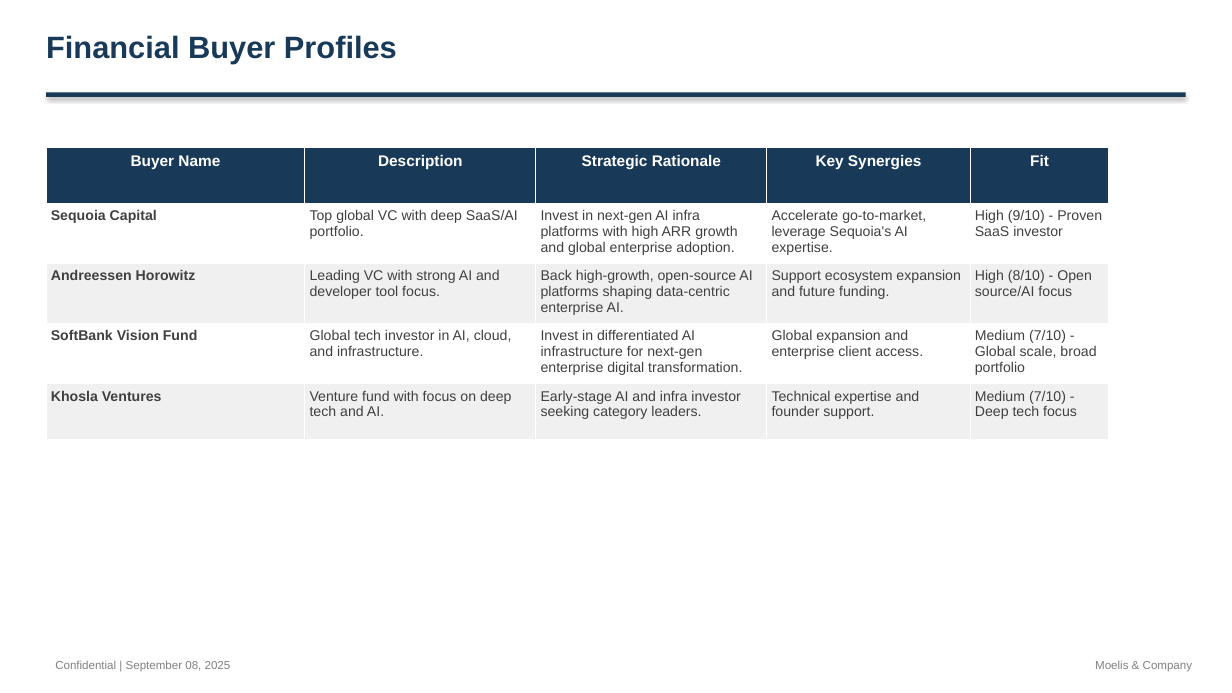
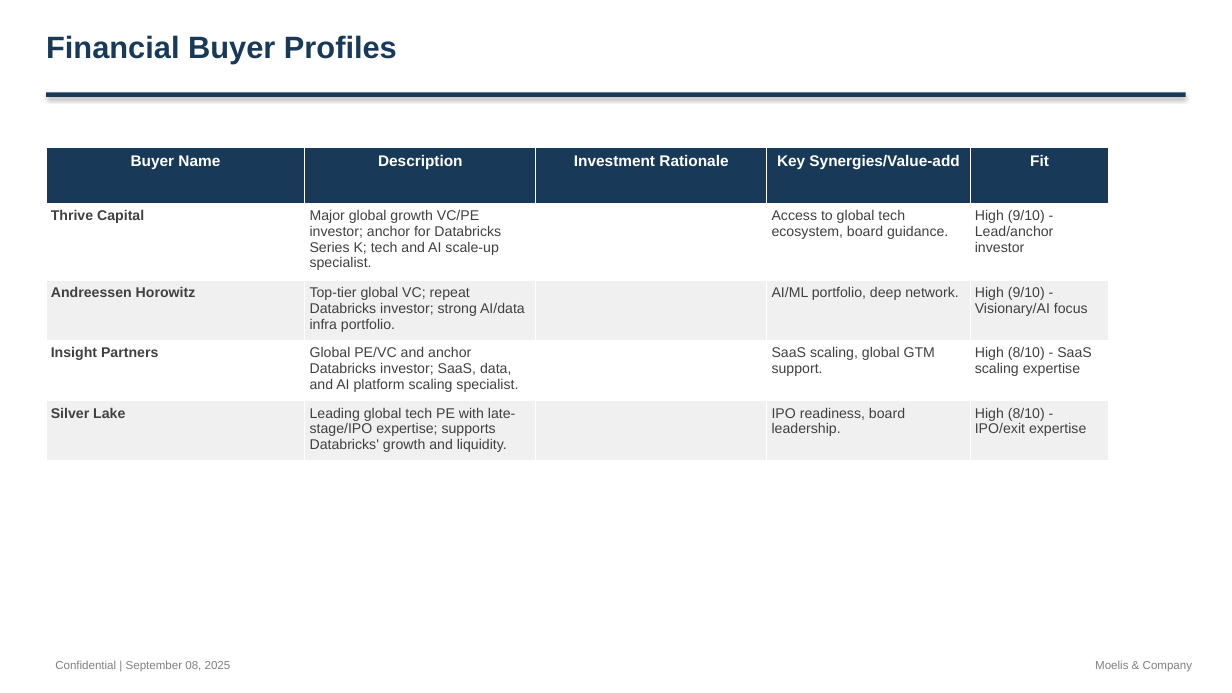
Before and after one commit to alinvb/slide_generator, a slide deck: slide 16 of ai_generated_deck.pptx (slide 14 before the commit). Drawn at 1232x693 pixels with LibreOffice and Linux fonts; fonts in the diff are those of the drawing. Boxes give left, top, right and bottom in pixels: in the first picture for what was removed or moved away, otherwise in the second. Text is boxed around its words. In the diff, an @@ line names an element or a change of style, - is before the commit and + after.

```diff
--- a/ai_generated_deck.pptx
+++ b/ai_generated_deck.pptx
@@ table at (x1=46, y1=148, x2=1109, y2=456) @@
-row 1, column 3: Strategic Rationale
+row 1, column 3: Investment Rationale
-row 1, column 4: Key Synergies
+row 1, column 4: Key Synergies/Value-add
-row 2: Sequoia Capital | Top global VC with deep SaaS/AI portfolio. | Invest in next-gen AI infra platforms with high ARR growth and global enterprise adoption. | Accelerate go-to-market, leverage Sequoia's AI expertise. | High (9/10) - Proven SaaS investor
+row 2: Thrive Capital | Major global growth VC/PE investor; anchor for Databricks Series K; tech and AI scale-up specialist. |  | Access to global tech ecosystem, board guidance. | High (9/10) - Lead/anchor investor
-row 3: Andreessen Horowitz | Leading VC with strong AI and developer tool focus. | Back high-growth, open-source AI platforms shaping data-centric enterprise AI. | Support ecosystem expansion and future funding. | High (8/10) - Open source/AI focus
+row 3: Andreessen Horowitz | Top-tier global VC; repeat Databricks investor; strong AI/data infra portfolio. |  | AI/ML portfolio, deep network. | High (9/10) - Visionary/AI focus
-row 4: SoftBank Vision Fund | Global tech investor in AI, cloud, and infrastructure. | Invest in differentiated AI infrastructure for next-gen enterprise digital transformation. | Global expansion and enterprise client access. | Medium (7/10) - Global scale, broad portfolio
+row 4: Insight Partners | Global PE/VC and anchor Databricks investor; SaaS, data, and AI platform scaling specialist. |  | SaaS scaling, global GTM support. | High (8/10) - SaaS scaling expertise
-row 5: Khosla Ventures | Venture fund with focus on deep tech and AI. | Early-stage AI and infra investor seeking category leaders. | Technical expertise and founder support. | Medium (7/10) - Deep tech focus
+row 5: Silver Lake | Leading global tech PE with late-stage/IPO expertise; supports Databricks' growth and liquidity. |  | IPO readiness, board leadership. | High (8/10) - IPO/exit expertise
```
Also in this commit, not shown: 9 other slides changed, 6 slides added, 5 slides removed, 2 other files.
